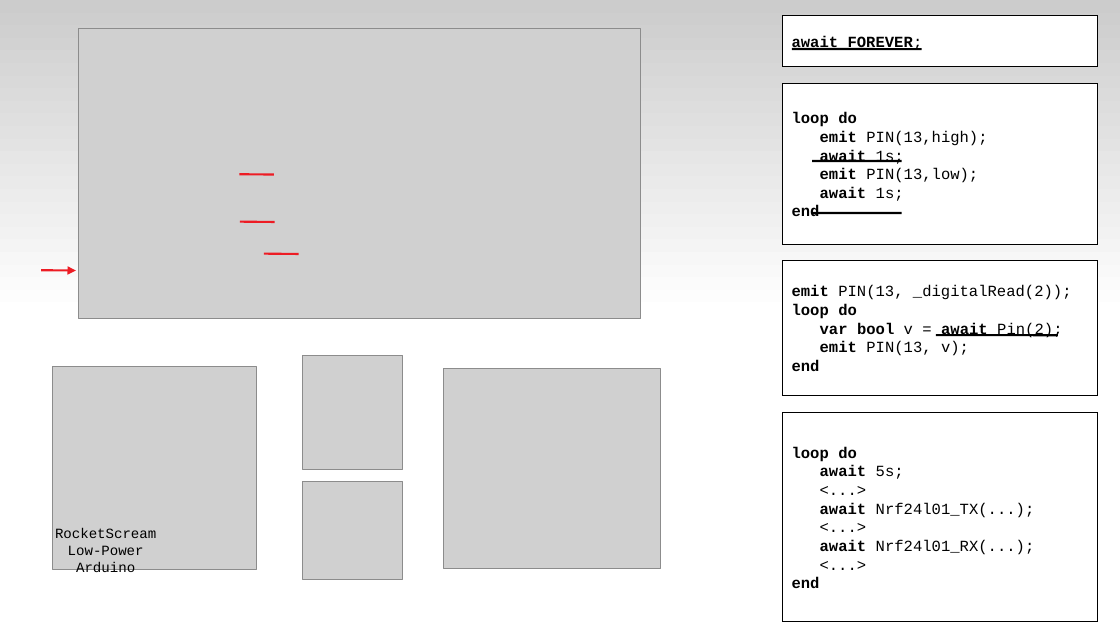
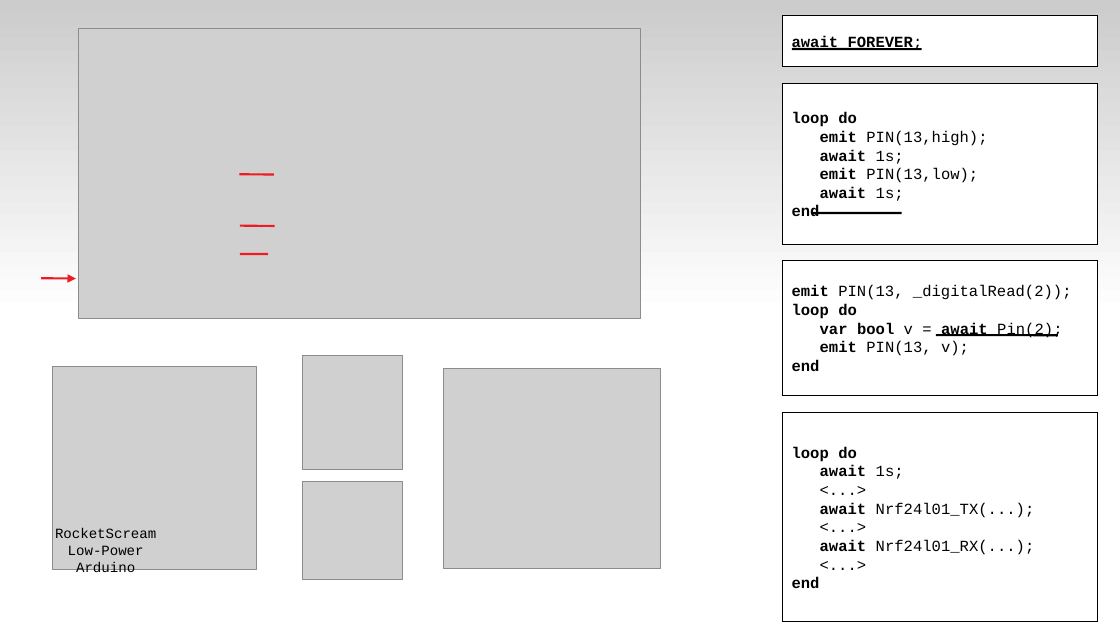
Before and after one commit to fsantanna-uerj/serrapilheira, a slide deck: slide 58 of LCTES/ceu-lctes-wip-expanded.odp (slide 117 before the commit). Drawn at 1120x630 pixels with LibreOffice and Linux fonts; fonts in the diff are those of the drawing; grey boxes stand for pictures. Boxes give left, top, right and bottom in pixels: in the first picture for what was removed or moved away, otherwise in the second. Text is boxed around its words. In the diff, an @@ line names an element or a change of style, - is before the commit and + after.

```diff
--- a/LCTES/ceu-lctes-wip-expanded.odp
+++ b/LCTES/ceu-lctes-wip-expanded.odp
@@ line removed from (812, 162) to (903, 162) @@
@@ line moved from (240, 222) - (274, 223) to (240, 226) - (274, 226) @@
@@ line moved from (264, 254) - (299, 254) to (240, 254) - (268, 254) @@
@@ arrow moved from (42, 270) - (76, 270) to (42, 278) - (76, 278) @@
@@ text in rectangle at box(820, 465, 904, 479): text changed @@
-await 5s;
+await 1s;
```
Also in this commit, not shown: 14 other slides changed, 7 slides added, 10 slides removed, 2 other files.
